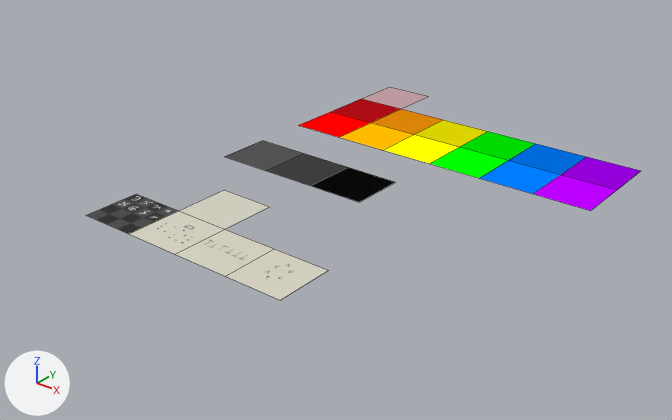
Before and after pictures for a commit that changed the Blender file blender_models/Resources.blend.
One viewpoint serves both versions: a 50 mm lens placed at (11.56, -16.17, 6.33), pointed at (3.05, -5.52, -0.26). Arrows for +X, +Y and +Z are at lower left; the lights stay in place. Mesh edges are drawn as thin lines.

Before the edit, the objects in view are built like this:
```python
ob_plane_012 = bpy.data.objects.new('Plane.012', me_plane_012)
ob_plane_012.location = (6.0, -2.0, 0.0)
ob_plane_015 = bpy.data.objects.new('Plane.015', me_plane_015)
ob_plane_015.location = (1.0, -8.0, 0.0)
ob_plane_017 = bpy.data.objects.new('Plane.017', me_plane_017)
ob_plane_017.location = (2.0, -8.0, 0.0)
ob_plane_018 = bpy.data.objects.new('Plane.018', me_plane_018)
ob_plane_018.location = (2.0, -7.0, 0.0)
ob_plane_019 = bpy.data.objects.new('Plane.019', me_plane_019)
ob_plane_019.location = (3.0, -8.0, 0.0)
ob_plane_020 = bpy.data.objects.new('Plane.020', me_plane_020)
ob_plane_020.location = (4.0, -8.0, 0.0)
# also in view: 'Plane.002' at (3.0, -3.0, 0.0); 'Plane.010' at (4.0, -2.0, 0.0); 'Plane.007' at (1.0, -2.0, 0.0); 'Plane.005' at (6.0, -3.0, 0.0); 'Plane.014' at (2.0, -5.0, 0.0)
```
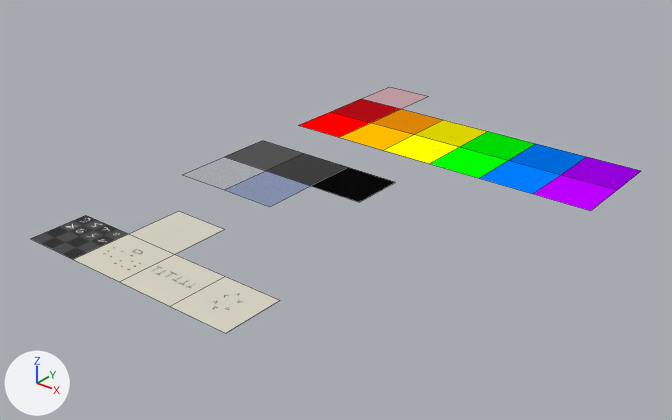
Pixel boxes [x1, y1, x2, y2] of what changed, in the pictures (672 x 420 px):
'Plane.020', moved
    before: [226, 249, 328, 300]
    after: [170, 276, 279, 333]
'Plane.019', moved
    before: [176, 229, 274, 276]
    after: [120, 254, 224, 306]
'Plane.017', moved
    before: [129, 211, 224, 254]
    after: [73, 234, 174, 282]
'Plane.015', moved
    before: [86, 194, 178, 234]
    after: [31, 215, 128, 259]
'Plane.018', moved
    before: [180, 190, 270, 229]
    after: [129, 211, 224, 254]
'Plane.022', added (blue)
    after: [225, 171, 310, 206]
'Plane.021', unchanged, uncovered by the edit
    after: [182, 157, 265, 190]

The change, as a list of edits to the scene's bpy script:
```text
Add mat_water:
    mat_water = principled_material('Water')
    mat_water.base_color = (0.0456, 0.127, 0.402)  # blue #3c64aa
    mat_water.alpha = 0.5
Add me_plane_022:
    me_plane_022.from_pydata([(-0.5, -0.5, 0.0), (0.5, -0.5, 0.0), (-0.5, 0.5, 0.0), (0.5, 0.5, 0.0)], [], [(0, 1, 3, 2)])
    me_plane_022.materials.append(mat_water)  # blue #3c64aa
Change ob_plane_015:
    ob_plane_015.location: (1.0, -8.0, 0.0) -> (1.0, -9.0, 0.0)
Change ob_plane_017:
    ob_plane_017.location: (2.0, -8.0, 0.0) -> (2.0, -9.0, 0.0)
Change ob_plane_018:
    ob_plane_018.location: (2.0, -7.0, 0.0) -> (2.0, -8.0, 0.0)
Change ob_plane_019:
    ob_plane_019.location: (3.0, -8.0, 0.0) -> (3.0, -9.0, 0.0)
Change ob_plane_020:
    ob_plane_020.location: (4.0, -8.0, 0.0) -> (4.0, -9.0, 0.0)
Add ob_plane_022:
    ob_plane_022 = bpy.data.objects.new('Plane.022', me_plane_022)
    ob_plane_022.location = (2.0, -6.0, 0.0)
```
